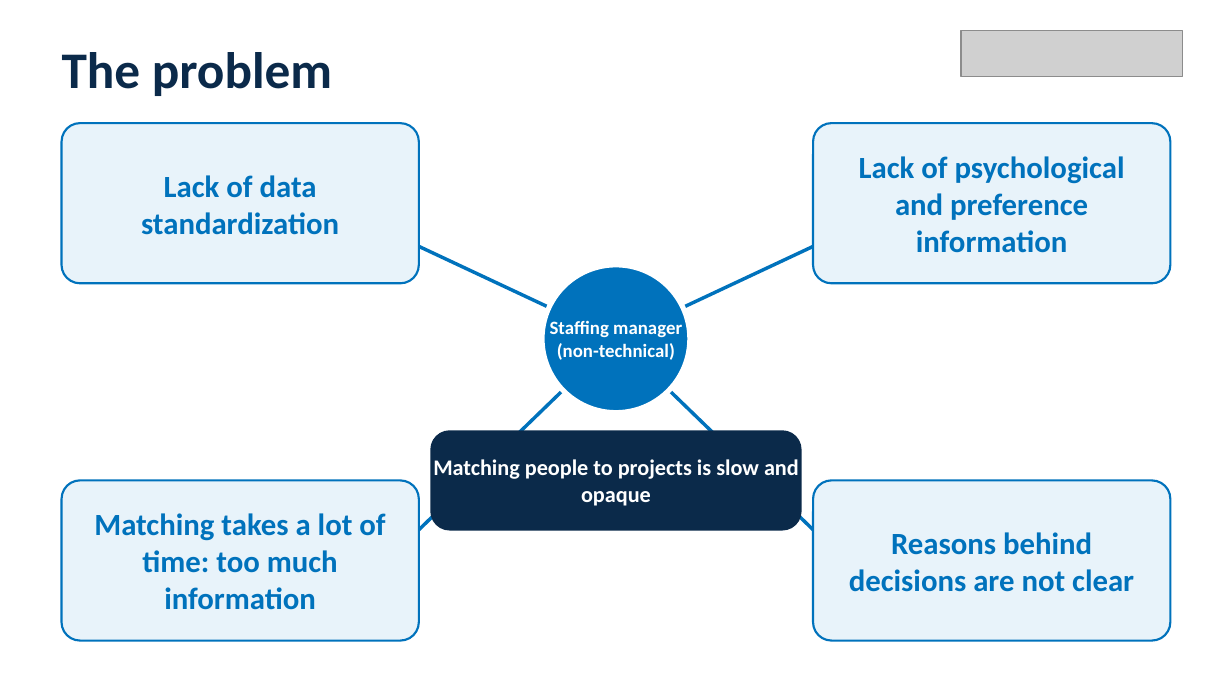
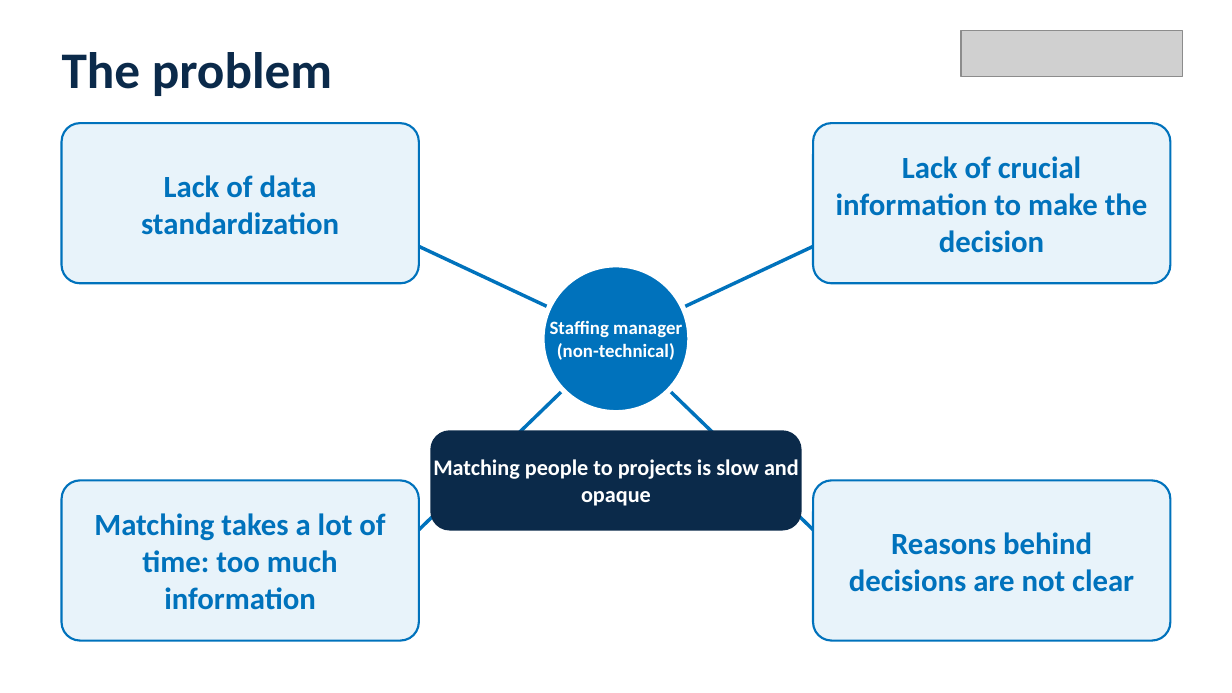
Before and after one commit to igagmol/hackaton-saturday, a slide deck: slide 2 of pitch/NTTDATA_pitch_deck.pptx. Drawn at 1232x693 pixels with LibreOffice and Linux fonts; fonts in the diff are those of the drawing; grey boxes stand for pictures. Boxes give left, top, right and bottom in pixels: in the first picture for what was removed or moved away, otherwise in the second. Text is boxed around its words. In the diff, an @@ line names an element or a change of style, - is before the commit and + after.

```diff
--- a/pitch/NTTDATA_pitch_deck.pptx
+++ b/pitch/NTTDATA_pitch_deck.pptx
@@ text at [836, 156, 1148, 253]: text changed @@
-Lack of psychological and preference information
+Lack of crucial information to make the decision
```
Also in this commit, not shown: 2 other slides changed, 3 other files.
